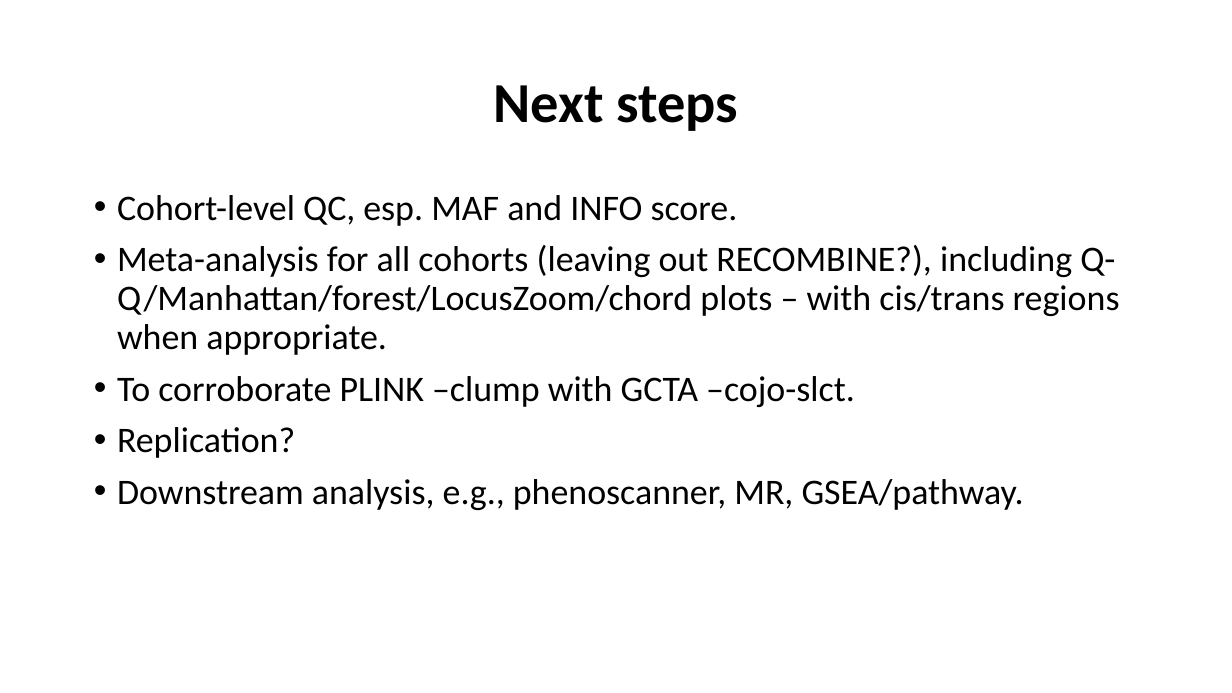
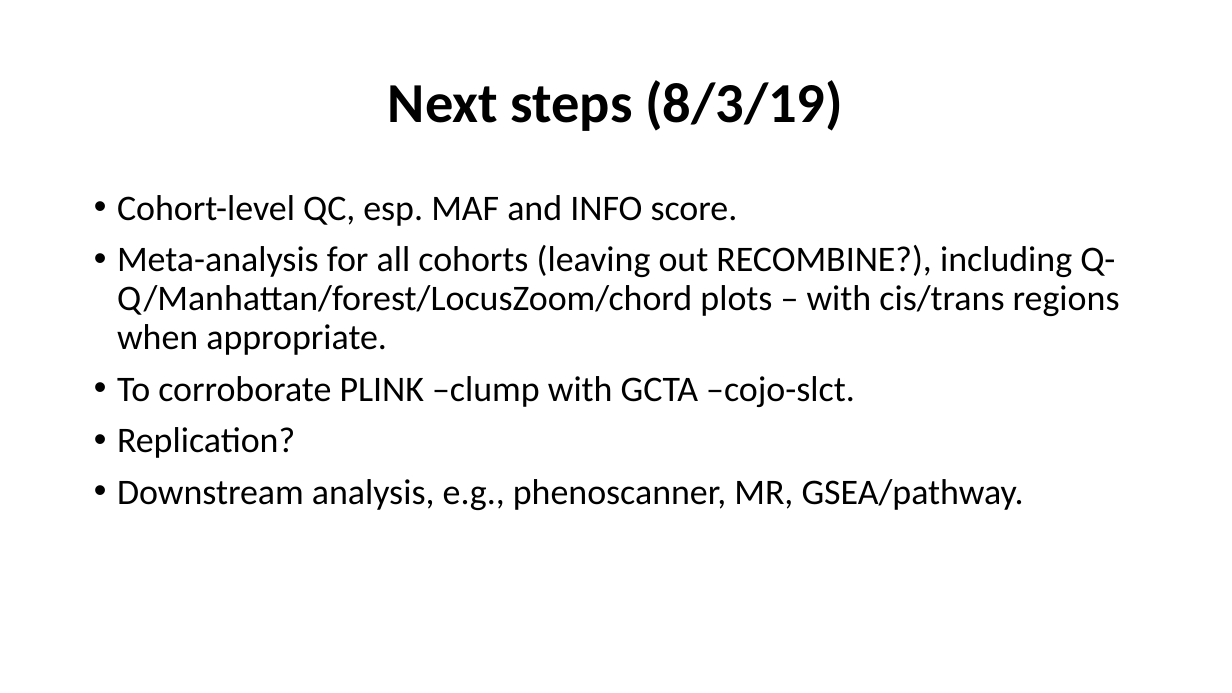
Before and after one commit to jinghuazhao/INF, a slide deck: slide 15 of doc/SCALLOP_INF1-120419.pptx (slide 12 before the commit). Drawn at 1232x693 pixels with LibreOffice and Linux fonts; fonts in the diff are those of the drawing. Boxes give left, top, right and bottom in pixels: in the first picture for what was removed or moved away, otherwise in the second. Text is boxed around its words. In the diff, an @@ line names an element or a change of style, - is before the commit and + after.

```diff
--- a/doc/SCALLOP_INF1-120419.pptx
+++ b/doc/SCALLOP_INF1-120419.pptx
@@ title at box(388, 80, 843, 131): text changed @@
-Next steps
+Next steps (8/3/19)
```
Also in this commit, not shown: 6 other slides changed, 5 slides added, 2 slides removed.
